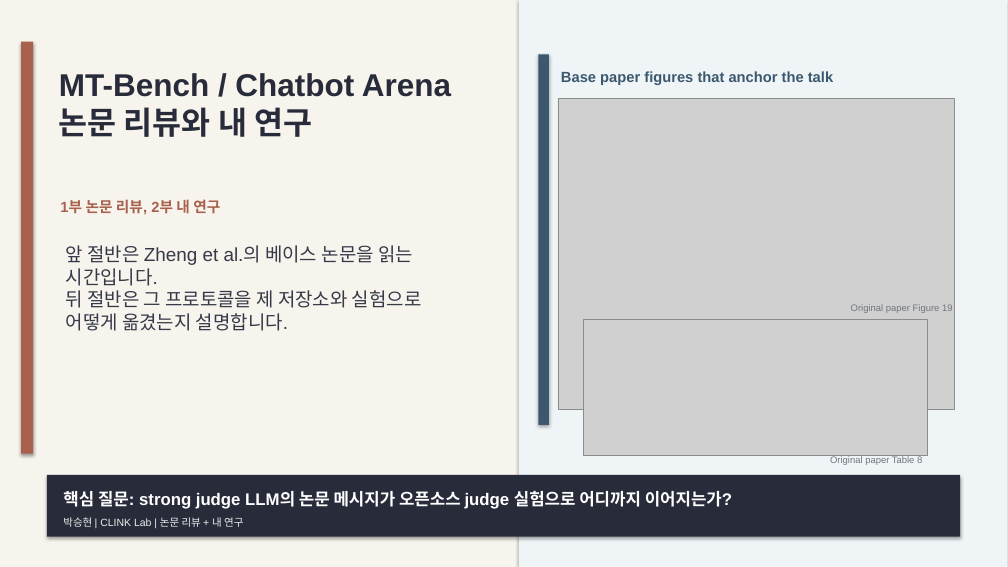
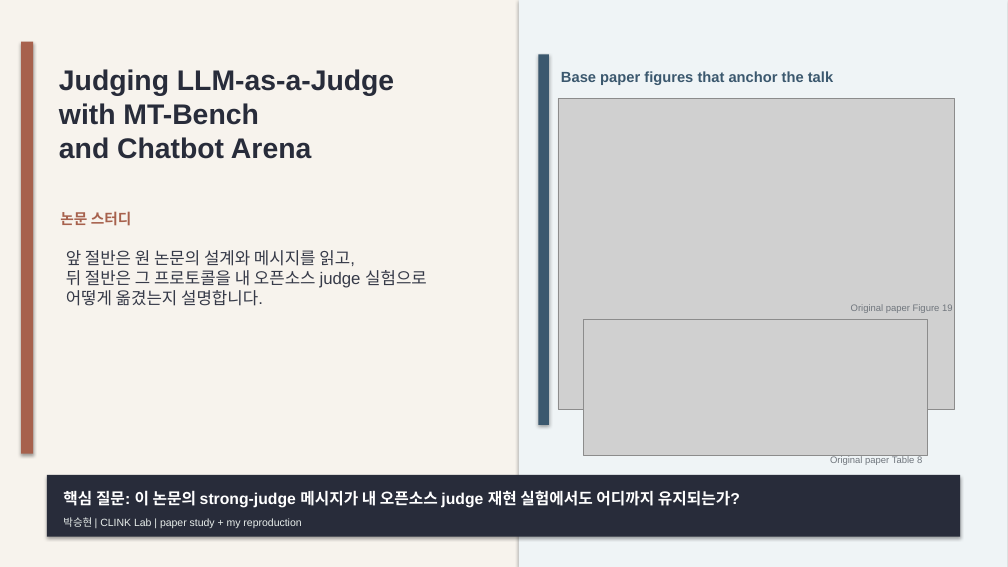
Before and after one commit to kook222/mt_bench_repro, a slide deck: slide 1 of presentation/mt_bench_paper_study.pptx. Drawn at 1008x567 pixels with LibreOffice and Linux fonts; fonts in the diff are those of the drawing; grey boxes stand for pictures. Boxes give left, top, right and bottom in pixels: in the first picture for what was removed or moved away, otherwise in the second. Text is boxed around its words. In the diff, an @@ line names an element or a change of style, - is before the commit and + after.

Commit message:
polish paper-study deck title and layout

```diff
--- a/presentation/mt_bench_paper_study.pptx
+++ b/presentation/mt_bench_paper_study.pptx
@@ text at box(59, 69, 394, 159): text changed; size 30 to 27 pt @@
-MT-Bench / Chatbot Arena
-논문 리뷰와 내 연구
+Judging LLM-as-a-Judge
+with MT-Bench
+and Chatbot Arena
@@ text at box(60, 211, 132, 226): text changed @@
-1부 논문 리뷰, 2부 내 연구
+논문 스터디
@@ text at box(66, 250, 427, 306): text changed; size 18 to 16 pt @@
-앞 절반은 Zheng et al.의 베이스 논문을 읽는 시간입니다.
-뒤 절반은 그 프로토콜을 제 저장소와 실험으로 어떻게 옮겼는지 설명합니다.
+앞 절반은 원 논문의 설계와 메시지를 읽고,
+뒤 절반은 그 프로토콜을 내 오픈소스 judge 실험으로 어떻게 옮겼는지 설명합니다.
@@ text at box(63, 490, 740, 508): text changed; size 16 to 15 pt @@
-핵심 질문: strong judge LLM의 논문 메시지가 오픈소스 judge 실험으로 어디까지 이어지는가?
+핵심 질문: 이 논문의 strong-judge 메시지가 내 오픈소스 judge 재현 실험에서도 어디까지 유지되는가?
@@ text at box(63, 517, 301, 528): text changed @@
-박승현 | CLINK Lab | 논문 리뷰 + 내 연구
+박승현 | CLINK Lab | paper study + my reproduction
```
Also in this commit, not shown: 12 other slides changed, 2 other files.
